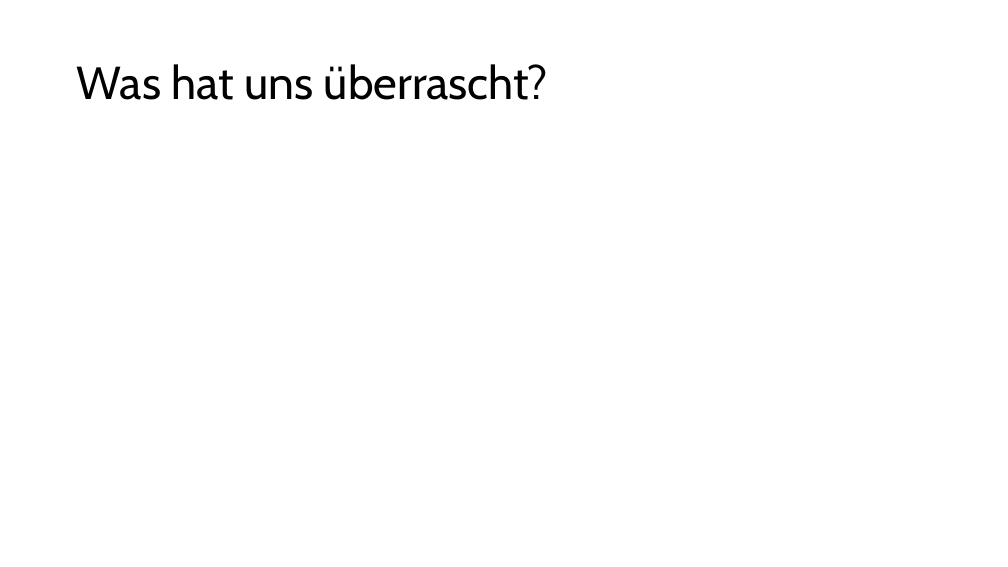
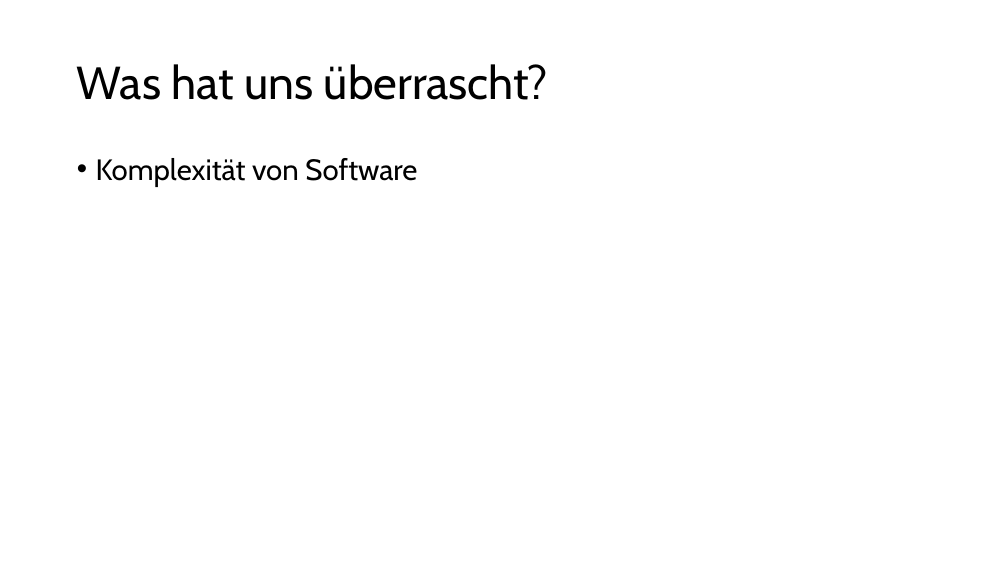
Before and after one commit to Soguel-Aurelien/UnrealEngineProjekt, a slide deck: slide 10 of Presentation/Unrealengine pp.pptx (slide 8 before the commit). Drawn at 1008x567 pixels with LibreOffice and Linux fonts; fonts in the diff are those of the drawing. Boxes give left, top, right and bottom in pixels: in the first picture for what was removed or moved away, otherwise in the second. Text is boxed around its words. In the diff, an @@ line names an element or a change of style, - is before the commit and + after.

```diff
--- a/Presentation/Unrealengine pp.pptx
+++ b/Presentation/Unrealengine pp.pptx
@@ text added at <box>96,158,417,187</box>, 28 pt, text #000000 @@
+• Komplexität von Software
```
Also in this commit, not shown: 5 other slides changed, 3 slides added, 1 slide removed.
